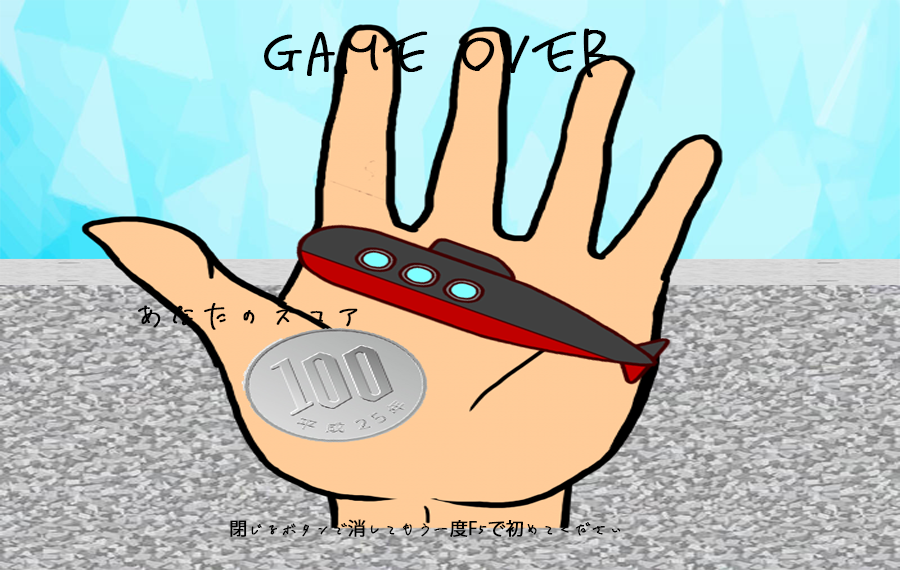
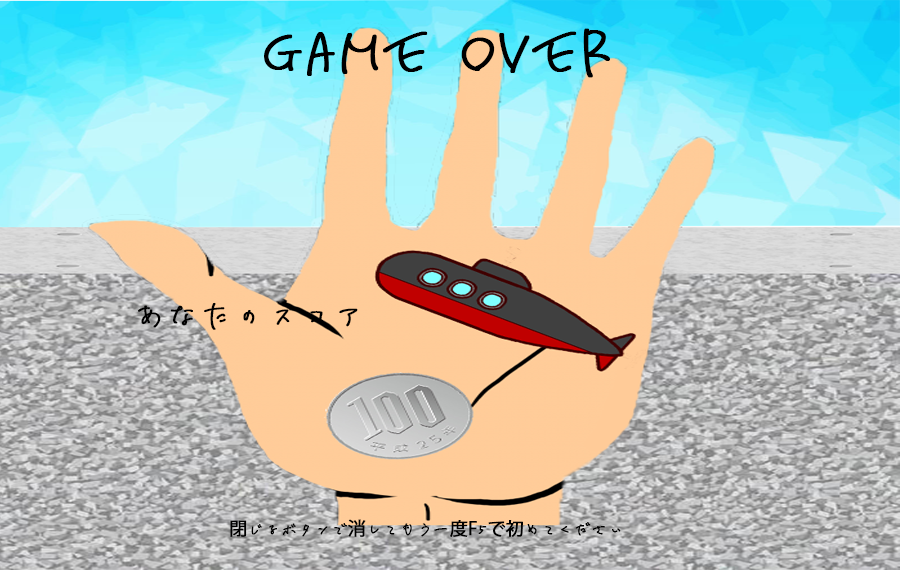
Before/after of a 900×570 layered artwork. What changed in the layer stack:
painted on "レイヤー 1" over [0, 0, 900, 570]
added layer "レイヤー 2" above "背景" over [0, 0, 900, 570]
